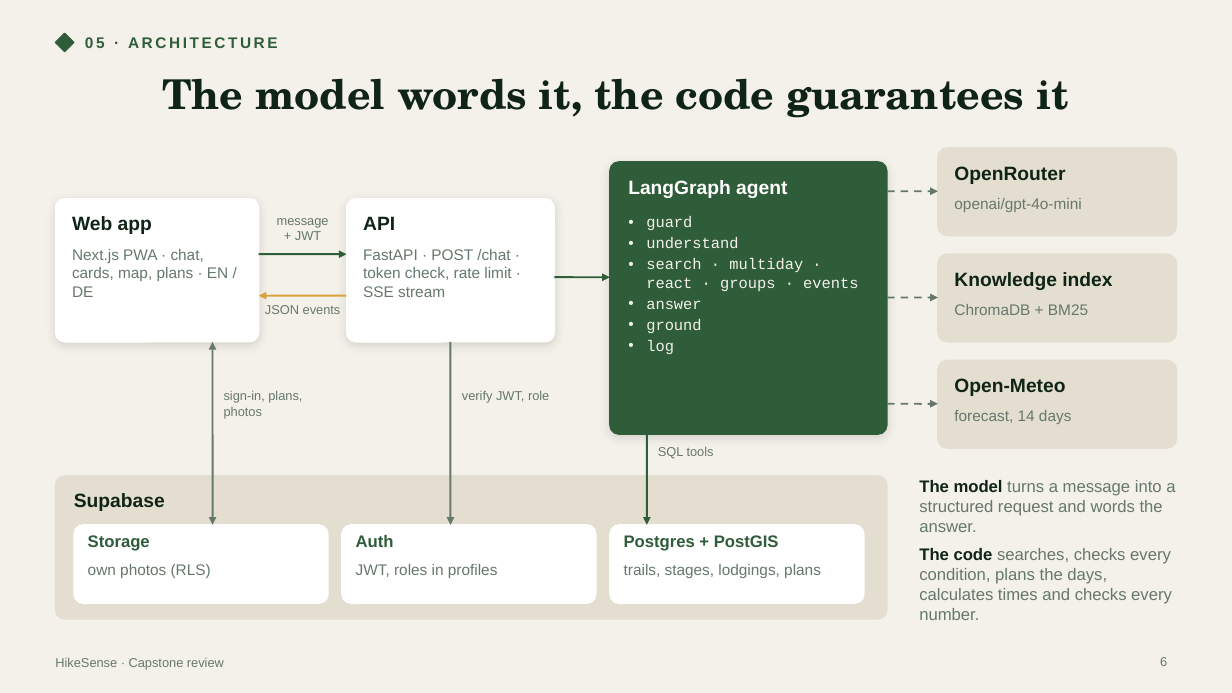
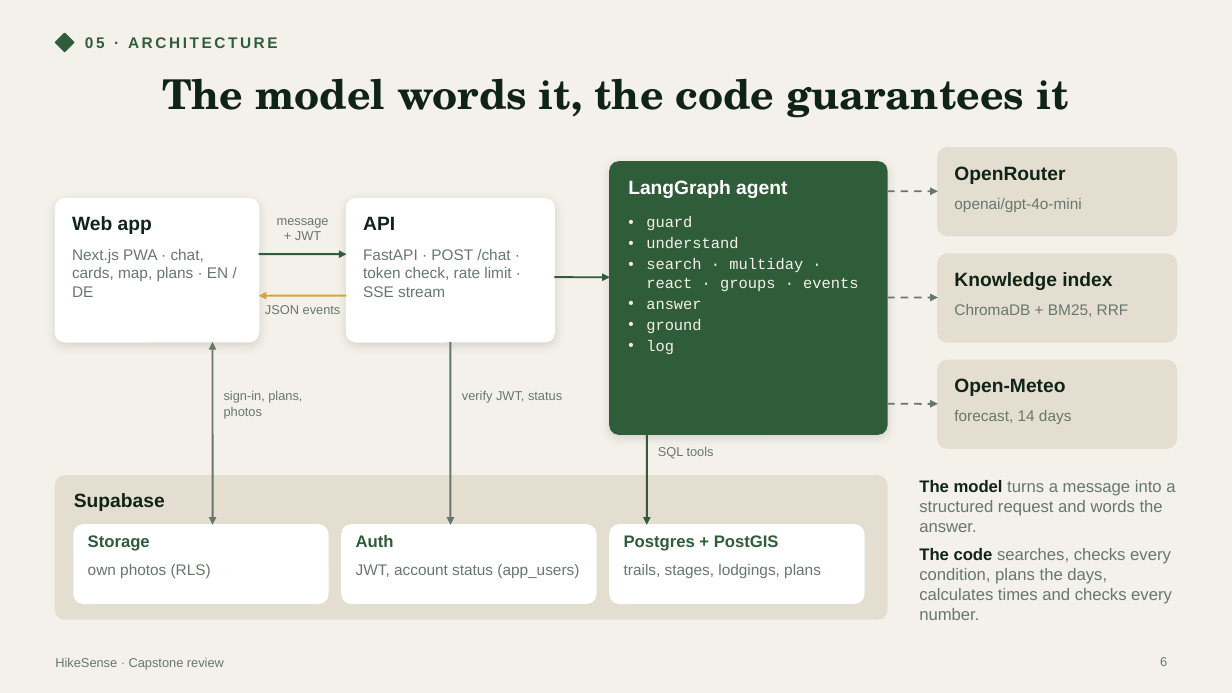
Before and after one commit to aliebing/hikesense, a slide deck: slide 6 of docs/presentation/hikesense-en.pptx. Drawn at 1232x693 pixels with LibreOffice and Linux fonts; fonts in the diff are those of the drawing. Boxes give left, top, right and bottom in pixels: in the first picture for what was removed or moved away, otherwise in the second. Text is boxed around its words. In the diff, an @@ line names an element or a change of style, - is before the commit and + after.

```diff
--- a/docs/presentation/hikesense-en.pptx
+++ b/docs/presentation/hikesense-en.pptx
@@ text at [954,304,1129,317]: text changed @@
-ChromaDB + BM25
+ChromaDB + BM25, RRF
@@ text at [462,391,562,403]: text changed @@
-verify JWT, role
+verify JWT, status
@@ text at [356,564,579,578]: text changed @@
-JWT, roles in profiles
+JWT, account status (app_users)
```
Also in this commit, not shown: 2 other slides changed, 7 slides added.
